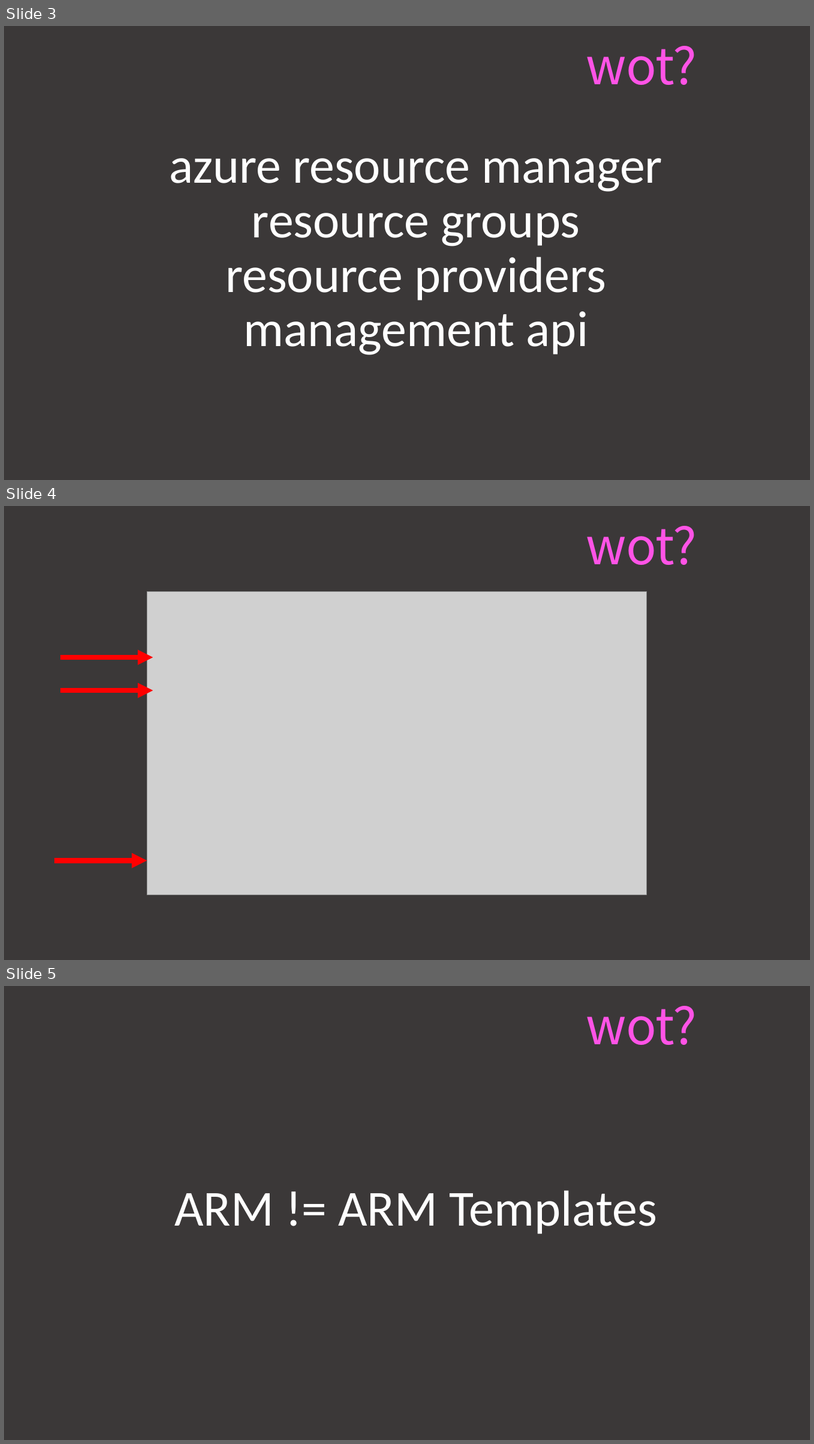
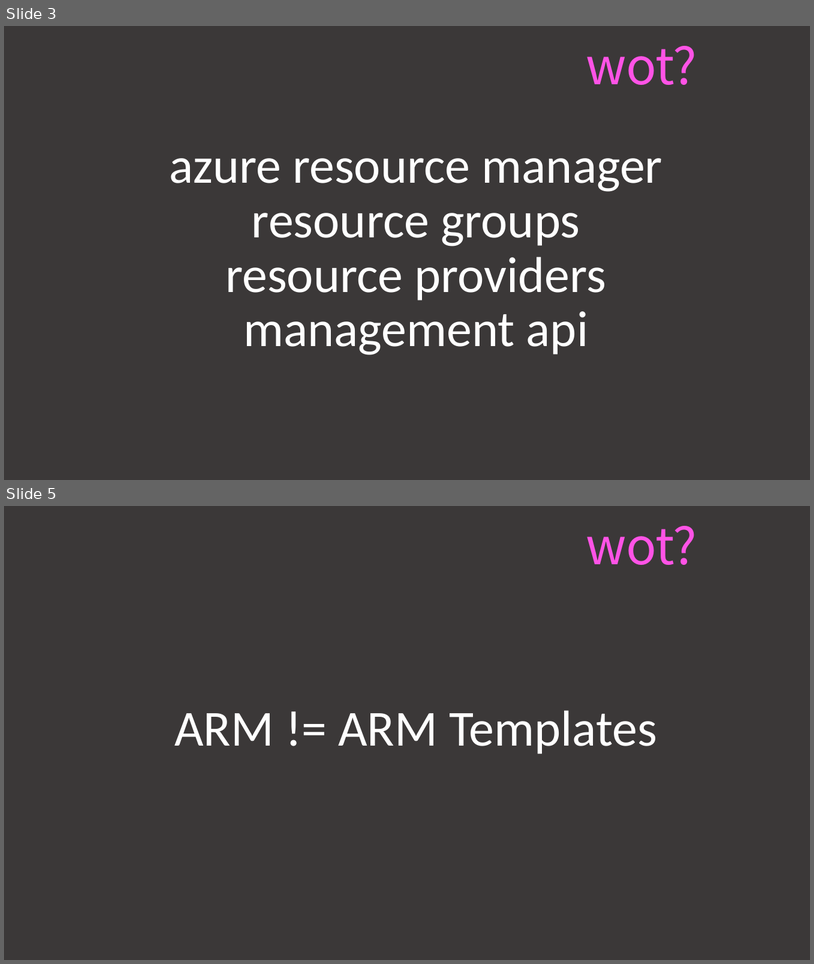
Before and after one commit to jdoof/arm-templates-demo, a slide deck: ARM Brown Bag.pptx. Shown one above the other, each under a label of ours: slides 3, 4 and 5 before the commit, slides 3 and 5 after it; the slides between them are not shown. The pictures are 814x1444 and 814x964 pixels, drawn with LibreOffice and Linux fonts; fonts in the diff are those of the drawing; grey boxes stand for pictures. Boxes give left, top, right and bottom in pixels: in the first picture for what was removed or moved away, otherwise in the second. Text is boxed around its words. In the diff, an @@ line names an element or a change of style, - is before the commit and + after.

```diff
--- a/ARM Brown Bag.pptx
+++ b/ARM Brown Bag.pptx
@@ slide 4 removed at bbox=[4, 506, 810, 960], background #3B3838 @@
@@ title removed at bbox=[586, 526, 697, 565] @@
-wot?
@@ picture removed at bbox=[147, 591, 648, 894] @@
@@ arrow removed from (60, 657) to (153, 657) @@
@@ arrow removed from (60, 691) to (153, 691) @@
@@ arrow removed from (54, 861) to (147, 861) @@
```
Also in this commit, not shown: 6 slides changed, 1 slide added.
